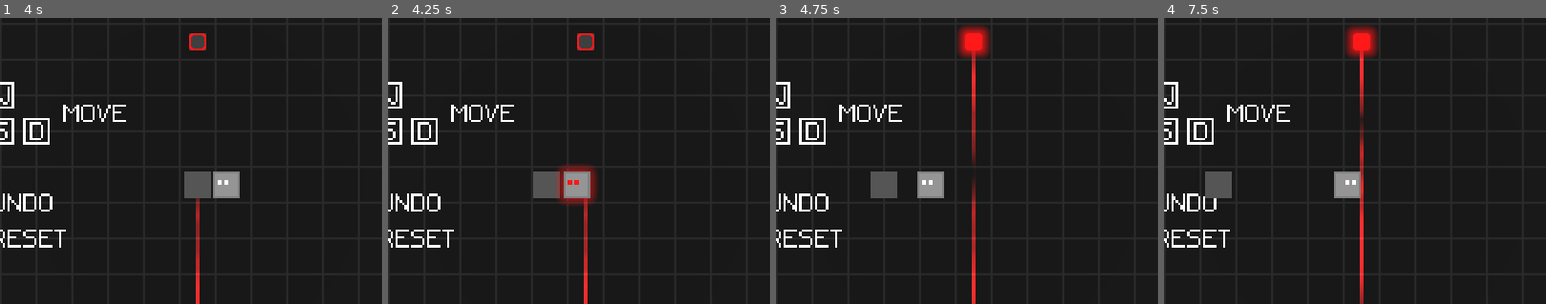
Above: before the commit, frames 1-4 (left to right).
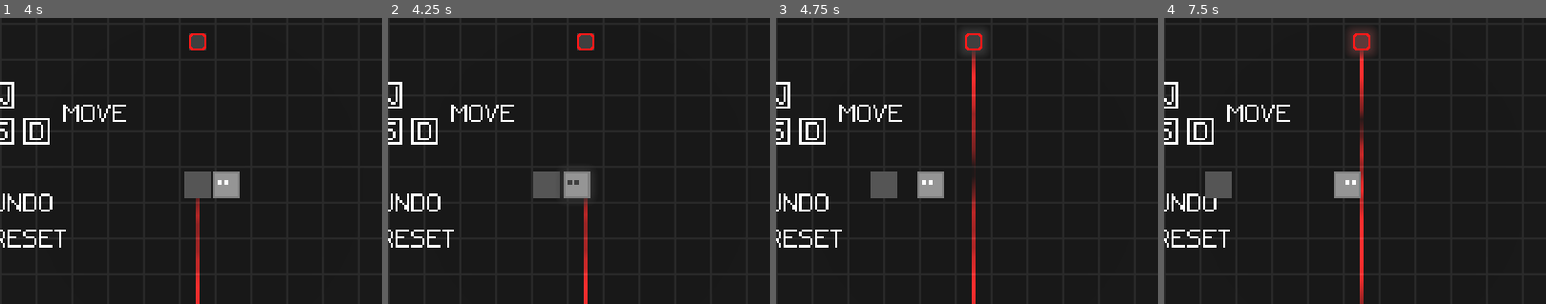
Above: after the commit, the same moments.

Repository: RiverApril/EnergyJam
Game: Godot game, scene res://levels/level_1.tscn
The game is run twice, just before and just after one commit, with the same random seed, the same clock (stepped at 60 frames per second) and the same inputs.
Inputs (mouse positions are % of the whole screen's width and height, from its top left):
- Up to frame 1 (4 s): tap Enter at 0.5 s; move the mouse to (72, 45) at 0.52 s; hold D (Right) 0.53-1.28 s; tap Z (Undo) every 0.75 s from 0.6 to 3.6 s; move the mouse to (30, 55) at 1.27 s; hold S (Down) 1.28-2.03 s; move the mouse to (60, 28) at 2.02 s; hold D (Right) 2.03-2.78 s; move the mouse to (45, 70) at 2.77 s; hold W (Up) 2.78-3.53 s; tap R (Reset) at 3.5 s; move the mouse to (80, 65) at 3.52 s; hold A (Left) from 3.53 s (still down)
- Up to frame 2 (4.25 s): keep holding A (Left)
- Up to frame 3 (4.75 s): keep holding A (Left); move the mouse to (20, 35) at 4.27 s; tap Z (Undo) at 4.35 s
- Up to frame 4 (7.5 s): move the mouse to (55, 50) at 5.02 s; release A (Left) at 5.03 s; hold S (Down) 5.03-5.78 s; tap Z (Undo) every 0.75 s from 5.1 to 7.35 s; move the mouse to (35, 25) at 5.77 s; hold D (Right) 5.78-6.53 s; move the mouse to (72, 45) at 6.52 s; hold W (Up) 6.53-7.28 s; move the mouse to (30, 55) at 7.27 s; hold D (Right) from 7.28 s (still down)
The pictures show only the part of the screen within x 24-74%, y 21-71%; the shares and areas given below are measured in that part.

Frame 1 is identical in both runs. In frame 2, 0.8% of the frame differs, in the area x 44-55%, y 51-66%; in frame 3, 0.8%, in the area x 47-56%, y 2-14%; in frame 4, 0.8%.

Commit message:
add charging

Diff:
--- a/materials/glow.gdshader
+++ b/materials/glow.gdshader
@@ -1,12 +1,14 @@
 shader_type spatial;
 
 uniform vec3 albedo_color : source_color;
+uniform vec3 off_color : source_color = vec3(0.16470588235294117, 0.16470588235294117, 0.16470588235294117);
 uniform float pulse_speed = 1.0;
 uniform float distance_power = 2; // 2=circle, bigger=more square, infinity=perfect square
 uniform float inner_cut_radius = 0;
 uniform float solid_radius = 0.25;
 uniform float fade_raidus = 0.5;
 uniform float glow_min = 0.5;
+uniform float on_ness = 1.0;
 
 varying vec3 varying_vertex;
 
@@ -19,12 +21,12 @@
 }
 
 void fragment() {
-	ALBEDO = albedo_color;
+	ALBEDO = mix(off_color, albedo_color, on_ness);
 	float fade = (-cos(pulse_speed*TIME)+1.0)/2.0+glow_min;
 	float dist = distance_func(varying_vertex.x, varying_vertex.z);
 	ALPHA = (dist < inner_cut_radius) ? 0.0
-		: ((dist < solid_radius) ? 1.0
-		: fade * (1.0 - dist/fade_raidus));
+			: ((dist < solid_radius) ? 1.0
+			: fade * (1.0 - dist/fade_raidus));
 }
 
 //void light() {
--- a/scripts/glow.gd
+++ b/scripts/glow.gd
@@ -13,6 +13,9 @@
 
 const TURN_OFF_TIME = 0.01
 var timer = 0.0
+
+@export var charge_time = 1.0
+var charged_progress = 0.0
 
 var emitter_child: Emitter = null
 
@@ -46,9 +49,22 @@
 		timer -= delta
 	elif timer < 0.0:
 		timer = 0.0
+		charged_progress = 0.0
 		glow_mesh_instance.visible = false
 		base_mesh_instance.visible = true
 		update_emitter_child()
+
+	if current_RGB > 0:
+		if charged_progress < 1.0:
+			charged_progress += delta / charge_time
+		elif charged_progress > 1.0:
+			charged_progress = 1.0
+			EventBus.check_win_signal.emit()
+
+		colored_glow_material.set_shader_parameter("on_ness", charged_progress)
+	else:
+		charged_progress = 0.0
+
 
 
 func on_something_moved_signal():
@@ -62,6 +78,7 @@
 	update_emitter_child()
 
 	colored_glow_material.set_shader_parameter("albedo_color", Globals.laser_display_colors[current_RGB])
+	colored_glow_material.set_shader_parameter("on_ness", 0.0)
 	glow_mesh_instance.visible = true
 	base_mesh_instance.visible = false
 
@@ -72,4 +89,4 @@
 		emitter_child.needs_update = true
 
 func is_objective_met():
-	return current_RGB == objective_RGB
+	return current_RGB == objective_RGB and charged_progress == 1.0
--- a/scripts/singletons/event_bus.gd
+++ b/scripts/singletons/event_bus.gd
@@ -3,5 +3,8 @@
 @warning_ignore("unused_signal")
 signal something_moved_signal();
 
+@warning_ignore("unused_signal")
+signal check_win_signal();
+
 func _ready() -> void:
 	pass
--- a/scripts/win_condition.gd
+++ b/scripts/win_condition.gd
@@ -6,7 +6,8 @@
 const WIN_CHECK_DELAY: float = 0.1
 
 func _ready() -> void:
-	EventBus.something_moved_signal.connect(on_something_moved_signal)
+	# EventBus.something_moved_signal.connect(on_something_moved_signal)
+	EventBus.check_win_signal.connect(on_check_win_signal)
 
 	all_glows = Array()
 	var root = find_root(self)
@@ -32,7 +33,7 @@
 		return node
 	return find_root(parent)
 
-func on_something_moved_signal():
+func on_check_win_signal():
 	win_check_timer = WIN_CHECK_DELAY
 
 func check_win():
